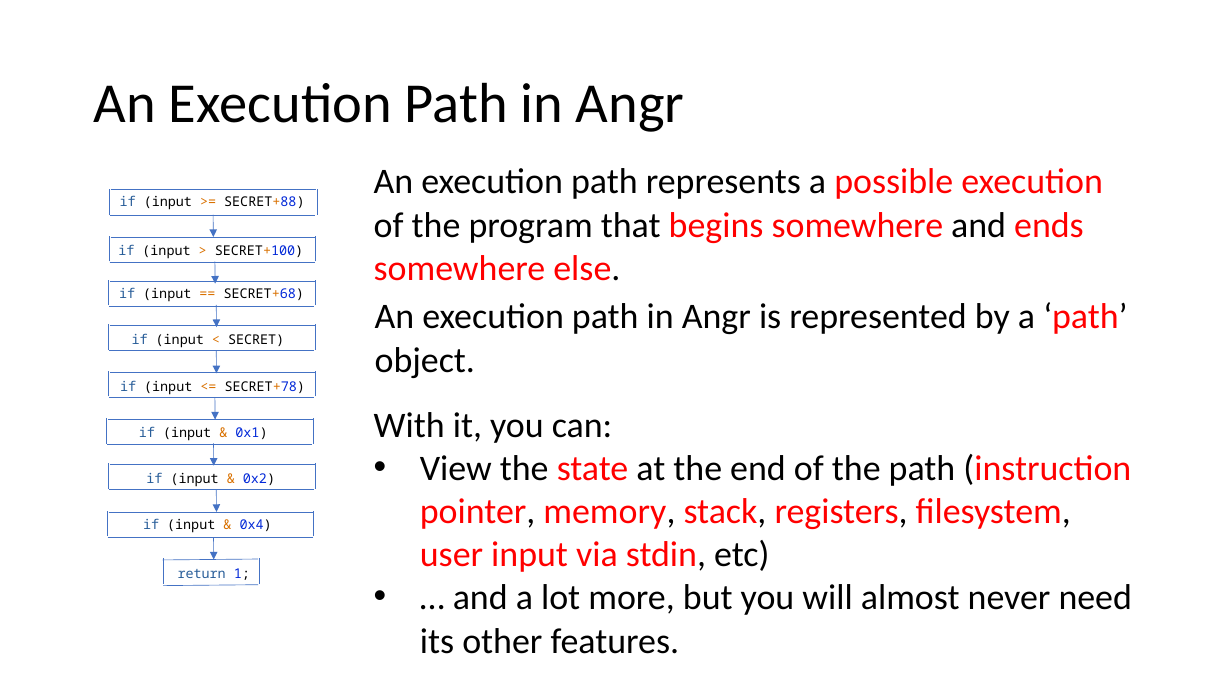
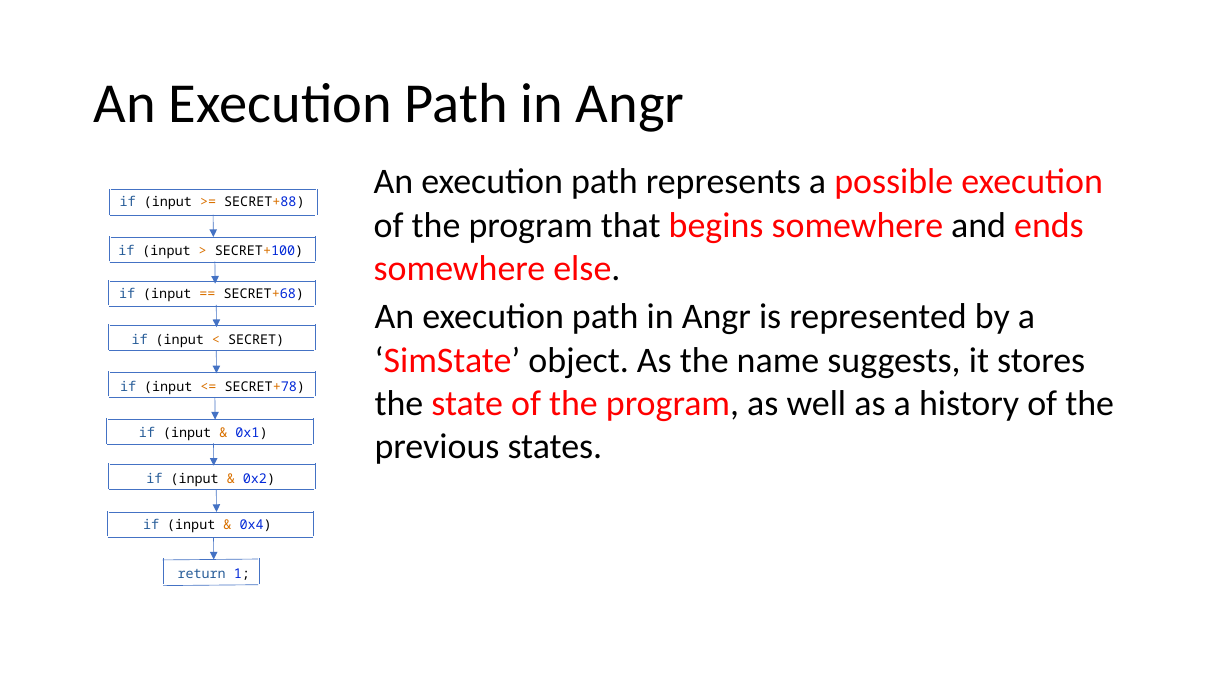
Before and after one commit to jakespringer/angr_ctf, a slide deck: slide 24 of SymbolicExecution.pptx (slide 25 before the commit). Drawn at 1232x693 pixels with LibreOffice and Linux fonts; fonts in the diff are those of the drawing. Boxes give left, top, right and bottom in pixels: in the first picture for what was removed or moved away, otherwise in the second. Text is boxed around its words. In the diff, an @@ line names an element or a change of style, - is before the commit and + after.

Commit message:
Update PowerPoint to reflect new Angr version

```diff
--- a/SymbolicExecution.pptx
+++ b/SymbolicExecution.pptx
@@ text at box(375, 303, 1114, 464): text changed @@
-An execution path in Angr is represented by a ‘path’ object.
+An execution path in Angr is represented by a ‘SimState’ object. As the name suggests, it stores the state of the program, as well as a history of the previous states.
@@ text removed at box(374, 412, 1132, 654) @@
-With it, you can:
-• View the state at the end of the path (instruction pointer, memory, stack, registers, filesystem, user input via stdin, etc)
-• … and a lot more, but you will almost never need its other features.
```
Also in this commit, not shown: 24 other slides changed, 2 slides removed.
